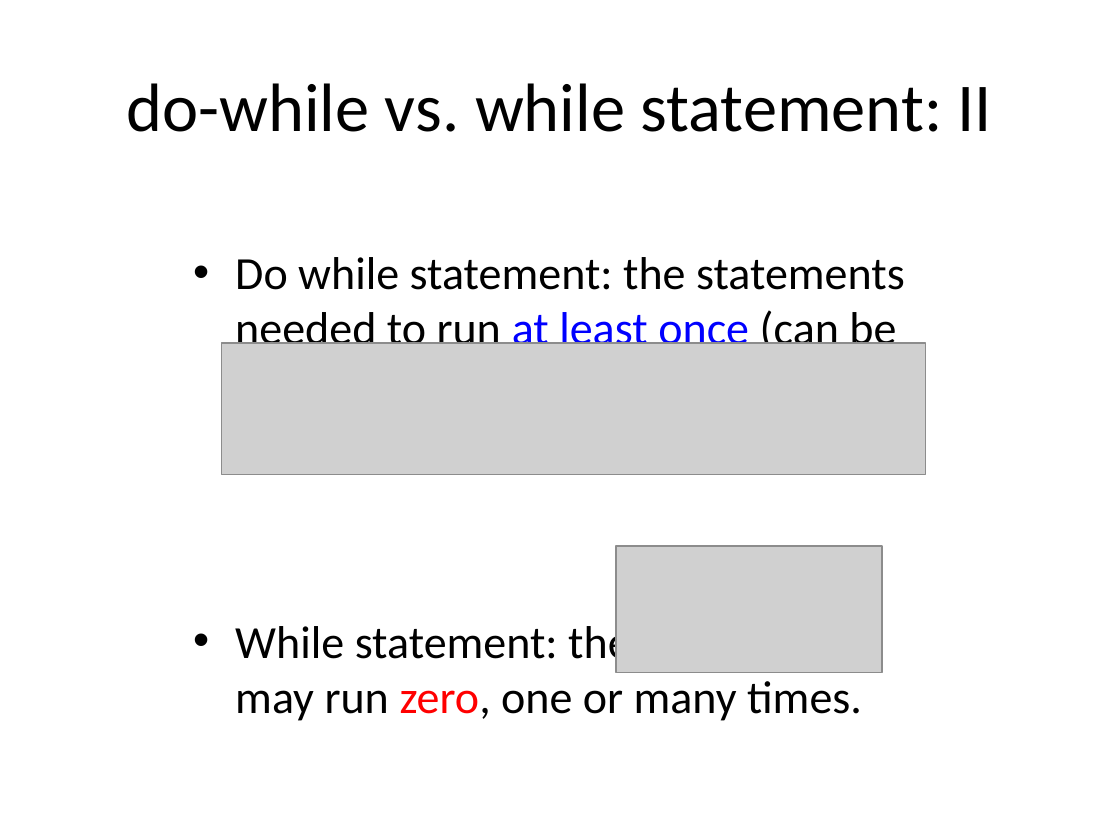
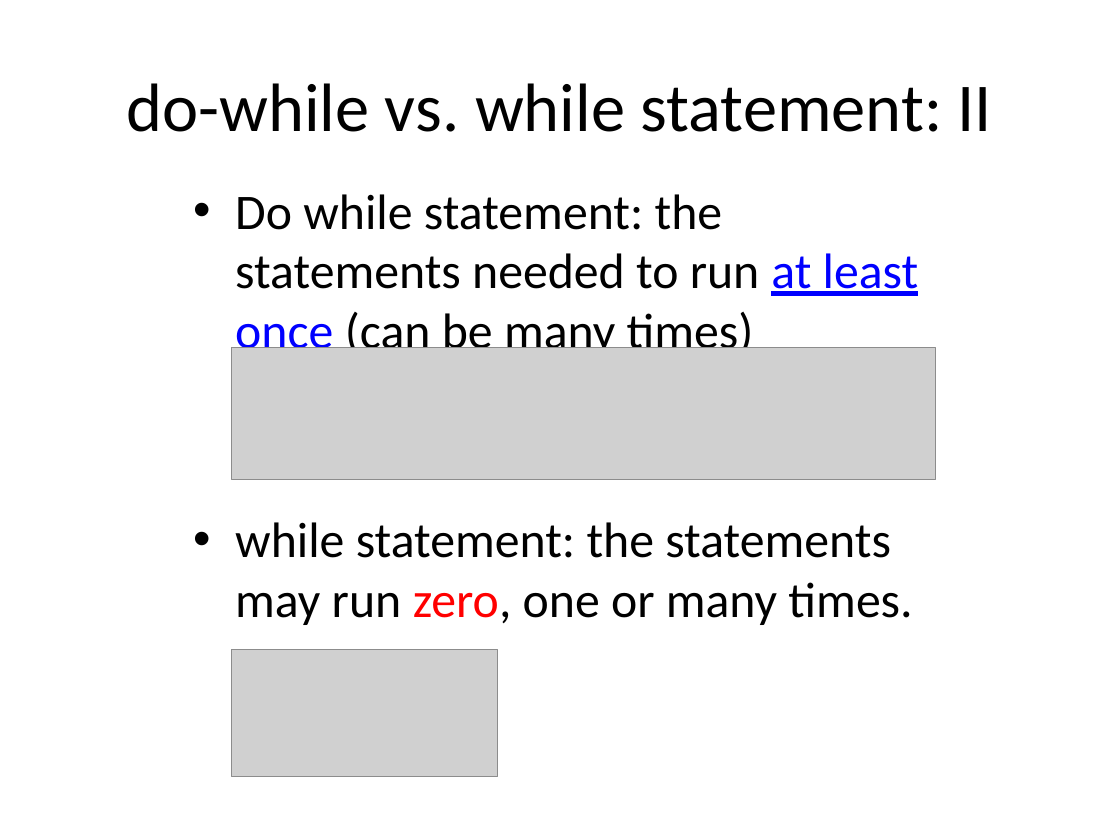
Before and after one commit to tong-yee/tong-yee.github.io, a slide deck: slide 30 of 135/slides/ch04/repetition_statement.pptx. Drawn at 1120x840 pixels with LibreOffice and Linux fonts; fonts in the diff are those of the drawing; grey boxes stand for pictures. Boxes give left, top, right and bottom in pixels: in the first picture for what was removed or moved away, otherwise in the second. Text is boxed around its words. In the diff, an @@ line names an element or a change of style, - is before the commit and + after.

```diff
--- a/135/slides/ch04/repetition_statement.pptx
+++ b/135/slides/ch04/repetition_statement.pptx
@@ text "Do while statement: the statements ..." moved from (x1=235, y1=257, x2=905, y2=721) to (x1=235, y1=194, x2=919, y2=625) @@
@@ text at (x1=235, y1=194, x2=919, y2=360): size 29.6 to 32 pt in "Do while statement: the statements needed to ..." @@
@@ picture moved from (x1=222, y1=343, x2=926, y2=474) to (x1=232, y1=348, x2=936, y2=479) @@
@@ text at (x1=235, y1=522, x2=912, y2=625): text changed; size 29.6 to 32 pt @@
-• While statement: the statements may run zero, one or many times.
+• while statement: the statements may run zero, one or many times.
@@ picture moved from (x1=616, y1=547, x2=883, y2=673) to (x1=232, y1=650, x2=498, y2=776) @@
```
Also in this commit, not shown: 42 other files.
